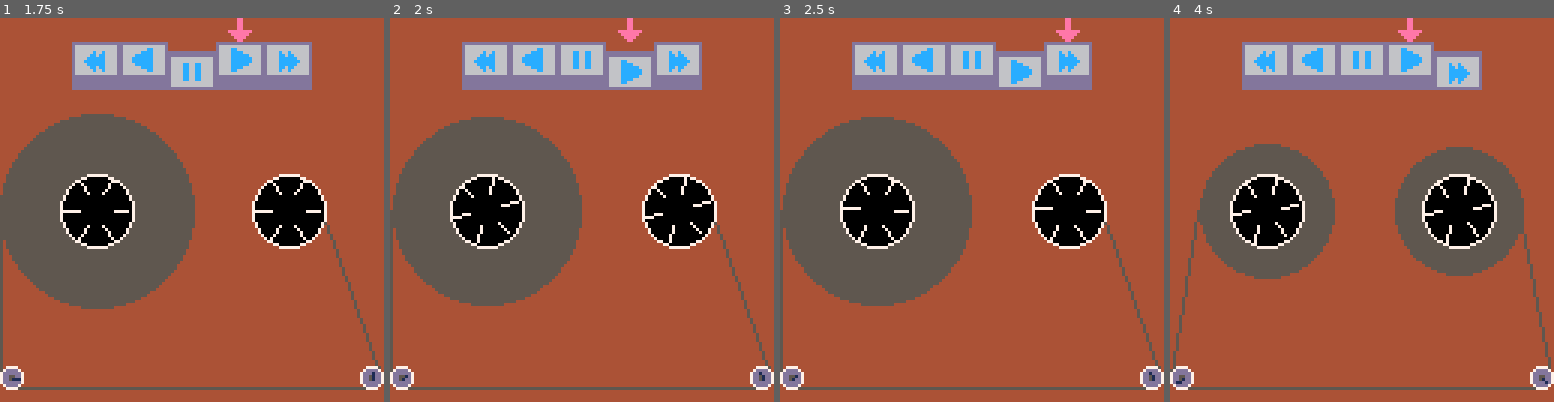
Above: before the commit, frames 1-4 (left to right).
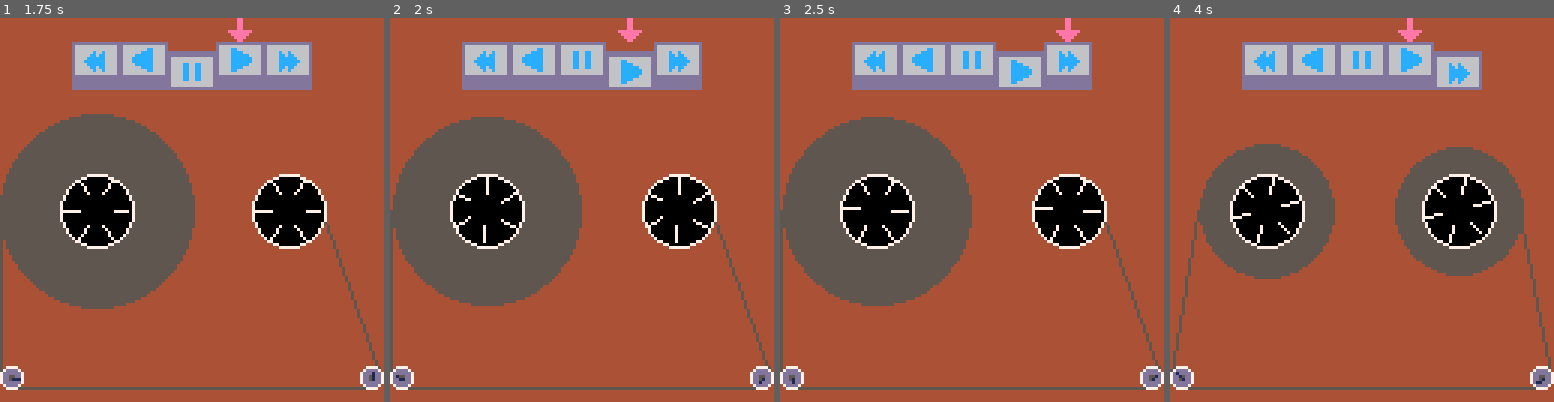
Above: after the commit, the same moments.

Repository: ptrgags/pico8-carts
Game: PICO-8 cartridge lab/0006-cassette-counter.p8
Two runs of this game, one before a commit and one after it. Both use one fixed random seed, a clock stepped at 60 frames per second and the inputs below.
Inputs:
- Up to frame 1 (1.75 s): tap X (X key) at 0.33, 1.07 s; hold Right from 1.6 s (still down)
- Up to frame 2 (2 s): keep holding Right; tap X (X key) at 1.85 s
- Up to frame 3 (2.5 s): release Right at 2.1 s; hold Right from 2.47 s (still down)
- Up to frame 4 (4 s): tap X (X key) at 2.97 s; release Right at 3.03 s; hold Left 3.08-3.58 s

Frame 1 is identical in both runs. In frame 2, 0.8% of the frame differs, in the area x 1-98%, y 41-96%; in frame 3, less than 0.1%; in frame 4, 0.8%, in the area x 1-99%, y 41-96%.

Commit message:
Fix the reel animation

Diff:
--- a/lab/0006-cassette-counter.p8
+++ b/lab/0006-cassette-counter.p8
@@ -29,7 +28,7 @@
 end
 
 -->8
--- transport
+-- transport buttons
 function make_transp()
  local spd_slow=1
  local spd_fast=15
@@ -101,7 +100,9 @@
 
 reel_l={x=32,y=64}
 reel_r={x=96,y=64}
-
+reel_turns=51
+
+guide_turns=91
 r_guide=4
 s_guide=2
 
@@ -148,27 +149,38 @@
 
  --line of tape between reels
  --(approx)
- line(32-rl,64,0,128-2*r_guide,5)
- line(95+rr,64,127,128-2*r_guide,5)
- line(r_guide,127-r_guide,128-r_guide,127-r_guide,5)
+ line(
+ 	32-rl,64,0,128-2*r_guide,5)
+ line(
+ 	95+rr,64,127,128-2*r_guide,5)
+ line(
+ 	r_guide,
+ 	127-r_guide,
+ 	128-r_guide,
+ 	127-r_guide,
+ 	5
+ )
 
 	--decorate center of reels
 	circfill(32,64,min_r,0)
 	circfill(96,64,min_r,0)
 	for i=0,6 do
-	 local angle=i/6
+	 local phase=i/6
+	 local reel_angle=p*reel_turns
+	 local c=cos(reel_angle+phase)
+	 local s=sin(reel_angle+phase)
 	 line(
-	 	32+0.5*min_r*cos(reel_spd*p+angle),
-	 	64+0.5*min_r*sin(reel_spd*p+angle),
-	 	32+0.9*min_r*cos(reel_spd*p+angle),
-	 	64+0.9*min_r*sin(reel_spd*p+angle),
+	 	32+0.5*min_r*c,
+	 	64+0.5*min_r*s,
+	 	32+0.9*min_r*c,
+	 	64+0.9*min_r*s,
 	 	7
 	 )
 	 line(
-	 	96+0.5*min_r*cos(reel_spd*p+angle),
-	 	64+0.5*min_r*sin(reel_spd*p+angle),
-	 	96+0.9*min_r*cos(reel_spd*p+angle),
-	 	64+0.9*min_r*sin(reel_spd*p+angle),
+	 	96+0.5*min_r*c,
+	 	64+0.5*min_r*s,
+	 	96+0.9*min_r*c,
+	 	64+0.9*min_r*s,
 	 	7
 	 )
 	end
@@ -179,18 +191,22 @@
  spr(1,0,128-3*r_guide)
  spr(1,128-2*r_guide,128-3*r_guide)
 
+ local guide_angle=p*guide_turns
+ local cg=cos(guide_angle)
+ local sg=sin(guide_angle)
+
  line(
  	r_guide,
  	128-2*r_guide,
- 	r_guide+s_guide*cos(guide_spd*p),
- 	128-2*r_guide+s_guide*sin(guide_spd*p),
+ 	r_guide+s_guide*cg,
+ 	128-2*r_guide+s_guide*sg,
  	1
  )
  line(
  	128-r_guide,
  	128-2*r_guide,
- 	128-r_guide+s_guide*cos(guide_spd*p+0.25),
- 	128-2*r_guide+s_guide*sin(guide_spd*p+0.25),
+ 	128-r_guide+s_guide*sg,
+ 	128-2*r_guide+s_guide*-cg,
  	1
  )
 end
